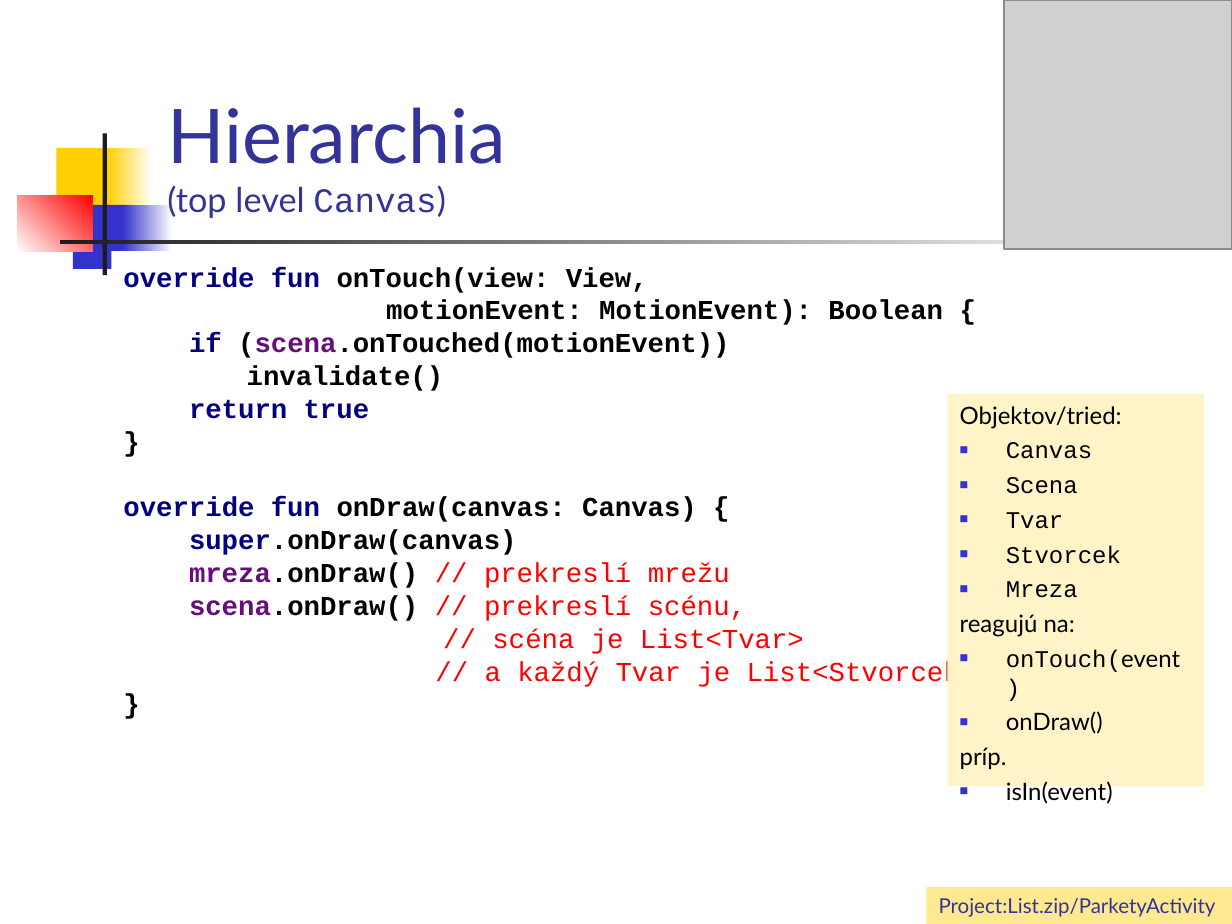
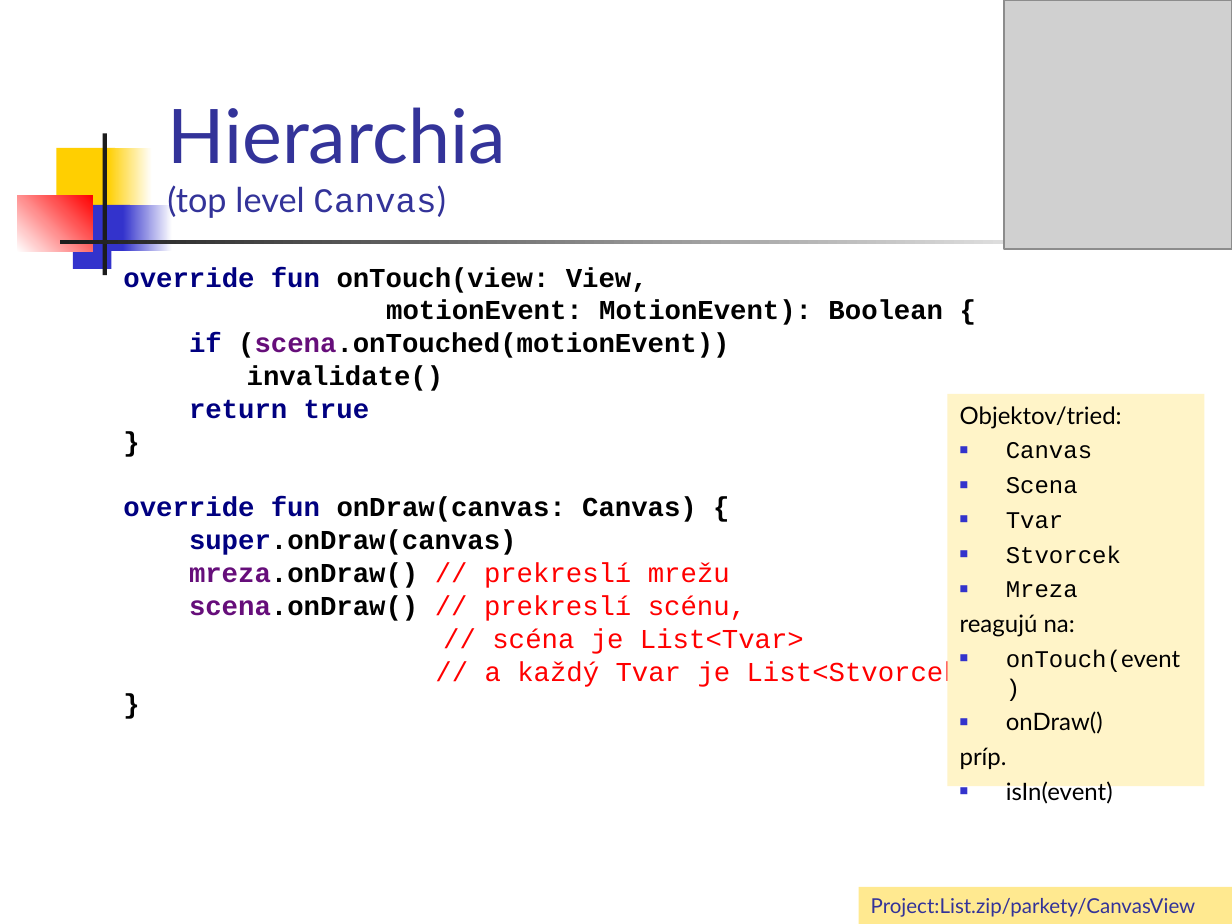
Before and after one commit to vmandro/Prednasky, a slide deck: slide 32 of 04/04_Android.ppt (slide 30 before the commit). Drawn at 1232x924 pixels with LibreOffice and Linux fonts; fonts in the diff are those of the drawing; grey boxes stand for pictures. Boxes give left, top, right and bottom in pixels: in the first picture for what was removed or moved away, otherwise in the second. Text is boxed around its words. In the diff, an @@ line names an element or a change of style, - is before the commit and + after.

```diff
--- a/04/04_Android.ppt
+++ b/04/04_Android.ppt
@@ rectangle "Project:List.zip/parkety/CanvasView": place and size @@
-rectangle "Project:List.zip/parkety/CanvasView" at (926, 887, 1232, 924)
+rectangle "Project:List.zip/parkety/CanvasView" at (859, 887, 1232, 924)
@@ text in rectangle at (871, 898, 1196, 917): text changed @@
-Project:List.zip/ParketyActivity
+Project:List.zip/parkety/CanvasView
```
Also in this commit, not shown: 19 other slides changed, 8 slides added, 3 other files.
